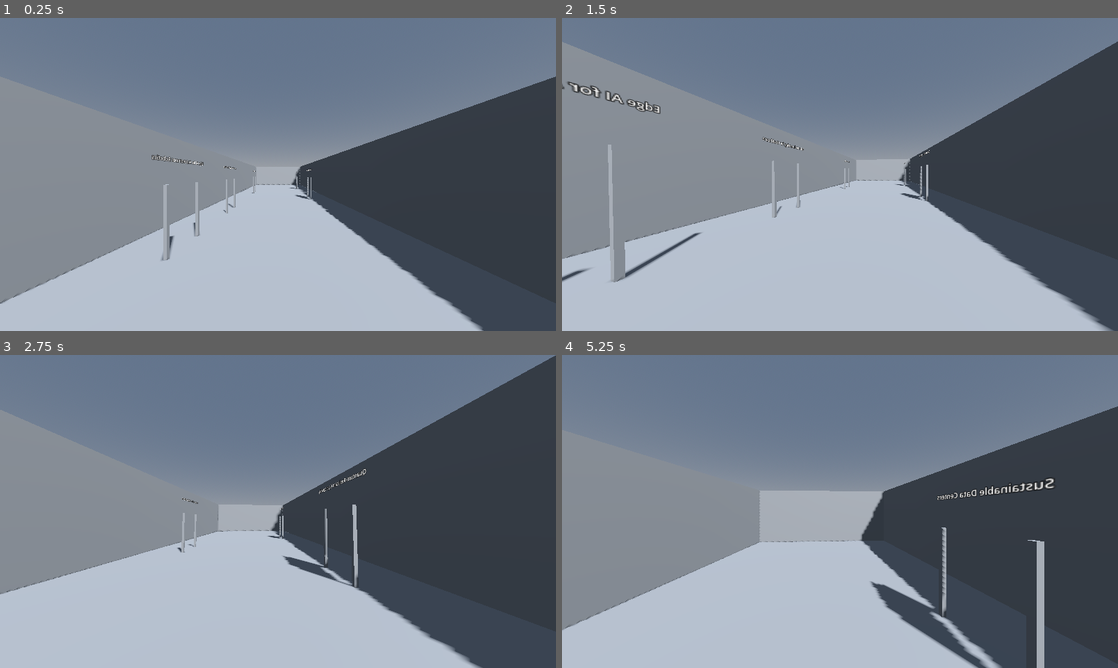
Above: before the commit, frames 1-4 (two rows, left to right).
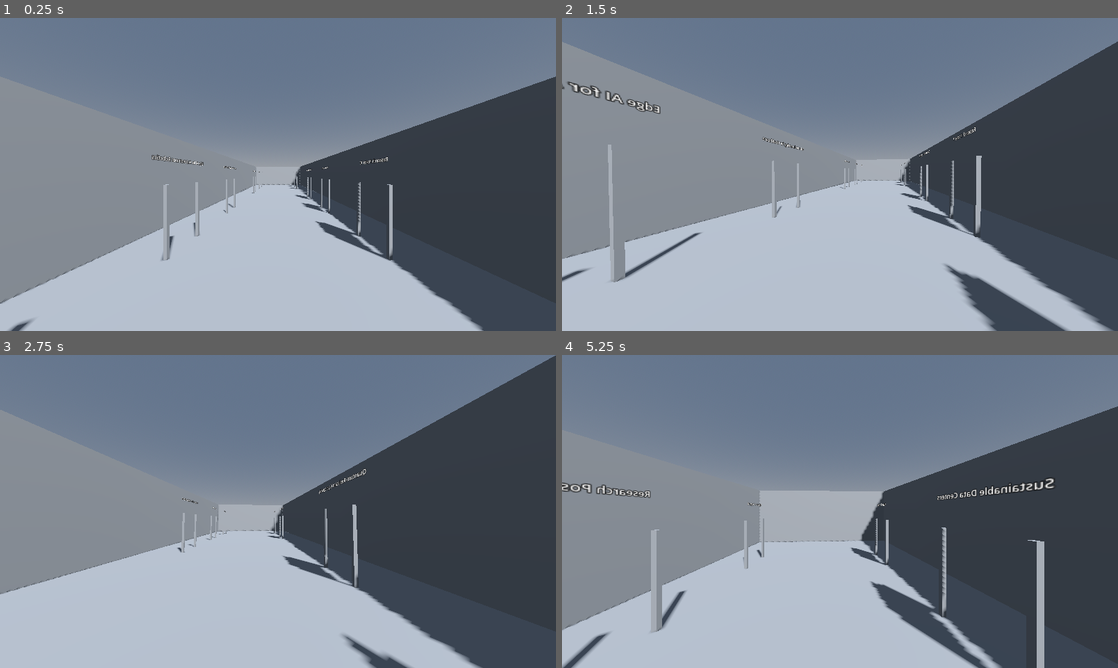
Above: after the commit, the same moments.

Repository: joakimeriksson/mad
Game: Godot game, scene res://scenes/environment/main.tscn
The game is run twice, just before and just after one commit, with the same random seed, the same clock (stepped at 60 frames per second) and the same inputs.
Inputs (mouse positions are in pixels of both pictures, inside the frame that each line leads up to):
- Up to frame 1 (0.25 s): no input
- Up to frame 2 (1.5 s): tap Enter (ui_accept) at 0.5, 0.77 s; move the mouse to (867, 174) at 0.52 s; hold E (interact) 0.53-1.28 s; hold W (move_forward) from 0.53 s (still down); move the mouse to (812, 174) at 1.27 s; tap E (interact) at 1.35 s
- Up to frame 3 (2.75 s): keep holding W (move_forward); tap Enter (ui_accept) at 1.52 s; move the mouse to (289, 505) at 2.02 s; hold E (interact) from 2.03 s (still down)
- Up to frame 4 (5.25 s): keep holding W (move_forward); move the mouse to (834, 517) at 2.77 s; release E (interact) at 2.78 s; tap E (interact) at 2.85, 4.35 s; tap Enter (ui_accept) at 3.02, 3.77, 4.52 s; move the mouse to (878, 514) at 3.52 s; hold E (interact) 3.53-4.28 s; move the mouse to (795, 508) at 4.27 s; move the mouse to (845, 511) at 5.02 s; hold E (interact) from 5.03 s (still down)

The runs differ from the first frame. In frame 1, 0.8% of the frame differs, in the area x 1-71%, y 44-100%; in frame 2, 2.3%, in the area x 52-92%, y 34-100%; in frame 3, 0.5%; in frame 4, 1.6%.

Commit message:
Restore 11 poster booths as requested

Diff:
--- a/client-godot/scenes/environment/main.tscn
+++ b/client-godot/scenes/environment/main.tscn
@@ -127,6 +127,54 @@
 [node name="Label3D" parent="Interactables/PosterBooth5" index="4"]
 text = "Sustainable Data Centers"
 
+[node name="PosterBooth6" parent="Interactables" instance=ExtResource("5")]
+transform = Transform3D(-4.37114e-08, 0, -1, 0, 1, 0, 1, 0, -4.37114e-08, -3, 0, -10)
+agent_name = "Researcher 6"
+poster_id = "poster_006"
+
+[node name="Label3D" parent="Interactables/PosterBooth6" index="4"]
+text = "Research Poster 6"
+
+[node name="PosterBooth7" parent="Interactables" instance=ExtResource("5")]
+transform = Transform3D(-4.37114e-08, 0, 1, 0, 1, 0, -1, 0, -4.37114e-08, 3, 0, 5)
+agent_name = "Researcher 7"
+poster_id = "poster_007"
+
+[node name="Label3D" parent="Interactables/PosterBooth7" index="4"]
+text = "Research Poster 7"
+
+[node name="PosterBooth8" parent="Interactables" instance=ExtResource("5")]
+transform = Transform3D(-4.37114e-08, 0, -1, 0, 1, 0, 1, 0, -4.37114e-08, -3, 0, -15)
+agent_name = "Researcher 8"
+poster_id = "poster_008"
+
+[node name="Label3D" parent="Interactables/PosterBooth8" index="4"]
+text = "Research Poster 8"
+
+[node name="PosterBooth9" parent="Interactables" instance=ExtResource("5")]
+transform = Transform3D(-4.37114e-08, 0, 1, 0, 1, 0, -1, 0, -4.37114e-08, 3, 0, -15)
+agent_name = "Researcher 9"
+poster_id = "poster_009"
+
+[node name="Label3D" parent="Interactables/PosterBooth9" index="4"]
+text = "Research Poster 9"
+
+[node name="PosterBooth10" parent="Interactables" instance=ExtResource("5")]
+transform = Transform3D(-4.37114e-08, 0, 1, 0, 1, 0, -1, 0, -4.37114e-08, 3, 0, 10)
+agent_name = "Researcher 10"
+poster_id = "poster_010"
+
+[node name="Label3D" parent="Interactables/PosterBooth10" index="4"]
+text = "Research Poster 10"
+
+[node name="PosterBooth11" parent="Interactables" instance=ExtResource("5")]
+transform = Transform3D(-4.37114e-08, 0, -1, 0, 1, 0, 1, 0, -4.37114e-08, -3, 0, 15)
+agent_name = "Researcher 11"
+poster_id = "poster_011"
+
+[node name="Label3D" parent="Interactables/PosterBooth11" index="4"]
+text = "Research Poster 11"
+
 [node name="Player" parent="." instance=ExtResource("1")]
 transform = Transform3D(1, 0, 0, 0, 1, 0, 0, 0, 1, 0, 1, 15)
 
@@ -138,3 +186,9 @@
 [editable path="Interactables/PosterBooth3"]
 [editable path="Interactables/PosterBooth4"]
 [editable path="Interactables/PosterBooth5"]
+[editable path="Interactables/PosterBooth6"]
+[editable path="Interactables/PosterBooth7"]
+[editable path="Interactables/PosterBooth8"]
+[editable path="Interactables/PosterBooth9"]
+[editable path="Interactables/PosterBooth10"]
+[editable path="Interactables/PosterBooth11"]
